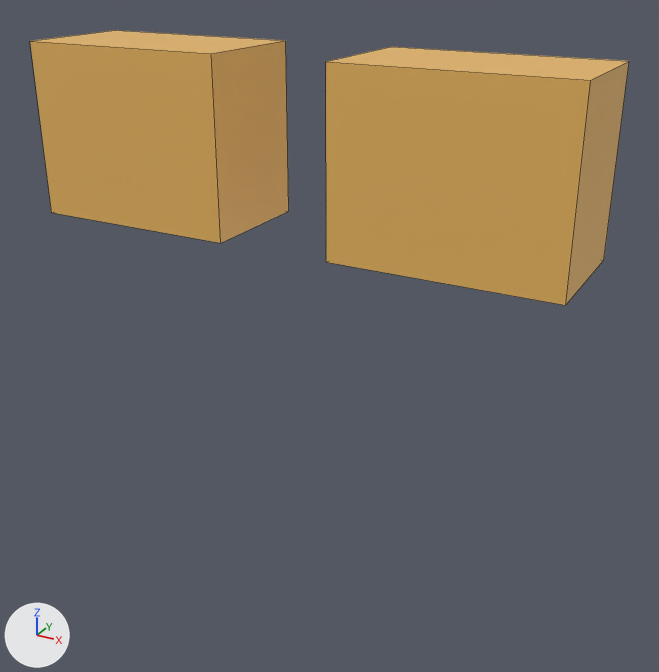
Two versions of the Blender file art/blend/signifer.blend, one commit apart.
Before and after are seen from a 50 mm lens placed at (0.324, -0.6, 0.539), pointed at (0.025, -0.056, 0.267). The lights are fixed; the arrows at lower left show +X, +Y and +Z. The older version comes first. Mesh edges are drawn as thin lines. The same objects are shown in both versions, whatever each file hides.

Names of what the first picture shows: 'Knee plaque', 'Knee plaque.001'.
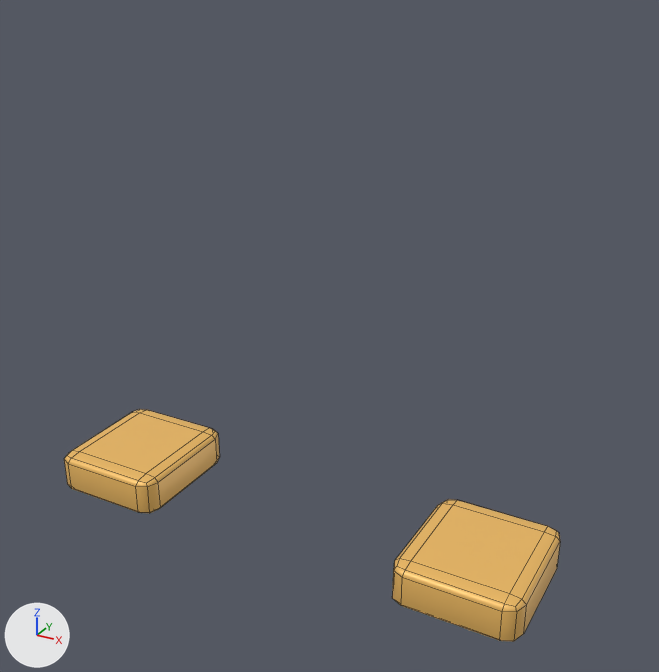
ob_signifer is not drawn itself; it is the parent of ob_hips_and_coat, ob_left_stride, ob_right_stride.

Pixel boxes (x1, y1, x2, y2) of what changed, in the pictures (659 x 672 px):
'Knee plaque.001', rescaled, moved, modifiers changed (44% narrower, 44% shorter): before (326, 47, 629, 305); after (392, 499, 560, 642)
'Knee plaque', rescaled, reshaped, moved, modifiers changed (40% narrower, 51% shorter): before (30, 30, 289, 243); after (64, 409, 220, 513)

The change, as a diff of the scene's bpy script:
```diff
--- a/art/blend/signifer.blend.py
+++ b/art/blend/signifer.blend.py
@@ ob_signifer @@
 ob_signifer.location = (0.0, 0.0, 0.0)
-ob_signifer.scale = (0.95, 0.95, 0.95)
@@ ob_knee_plaque @@
-ob_knee_plaque = bpy.data.objects.new('Knee plaque', me_cube_010)
-ob_knee_plaque.parent = ob_left_stride
-ob_knee_plaque.location = (0.0, -0.059, -0.375)
-ob_knee_plaque.scale = (0.17, 0.098, 0.136)
+ob_knee_plaque = bpy.data.objects.new('Knee plaque', me_cube)
+ob_knee_plaque.parent = ob_leftleg
+ob_knee_plaque.location = (-0.037, -0.091, -0.625)
+ob_knee_plaque.scale = (0.105, 0.116, 0.036)
+_m = ob_knee_plaque.modifiers.new('Rounded edges', 'BEVEL')
+_m.width = 0.13
+_m.width_pct = 0.13
+_m.segments = 2
+_m = ob_knee_plaque.modifiers.new('Weighted normals', 'WEIGHTED_NORMAL')
+_m.weight = 45
+_m.keep_sharp = True
@@ ob_knee_plaque_001 @@
 ob_knee_plaque_001 = bpy.data.objects.new('Knee plaque.001', me_cube_011)
-ob_knee_plaque_001.parent = ob_right_stride
-ob_knee_plaque_001.location = (0.0, -0.059, -0.375)
-ob_knee_plaque_001.scale = (0.17, 0.098, 0.136)
+ob_knee_plaque_001.parent = ob_rightleg
+ob_knee_plaque_001.location = (0.037, -0.091, -0.625)
+ob_knee_plaque_001.scale = (0.105, 0.116, 0.036)
+_m = ob_knee_plaque_001.modifiers.new('Rounded edges', 'BEVEL')
+_m.width = 0.13
+_m.width_pct = 0.13
+_m.segments = 2
+_m = ob_knee_plaque_001.modifiers.new('Weighted normals', 'WEIGHTED_NORMAL')
+_m.weight = 45
+_m.keep_sharp = True
@@ ob_rightleg @@
+ob_rightleg = bpy.data.objects.new('RightLeg', None)
+ob_rightleg.parent = ob_figure
+ob_rightleg.location = (0.13, 0.018, 0.75)
+ob_rightleg.hide_set(True)  # its collection is switched off
@@ ob_figure @@
+ob_figure = bpy.data.objects.new('Figure', None)
+ob_figure.location = (0.0, 0.0, 0.0)
+ob_figure.scale = (0.93, 0.93, 0.93)
+ob_figure.hide_set(True)  # its collection is switched off
@@ ob_leftleg @@
+ob_leftleg = bpy.data.objects.new('LeftLeg', None)
+ob_leftleg.parent = ob_figure
+ob_leftleg.location = (-0.13, 0.018, 0.75)
+ob_leftleg.hide_set(True)  # its collection is switched off
```
